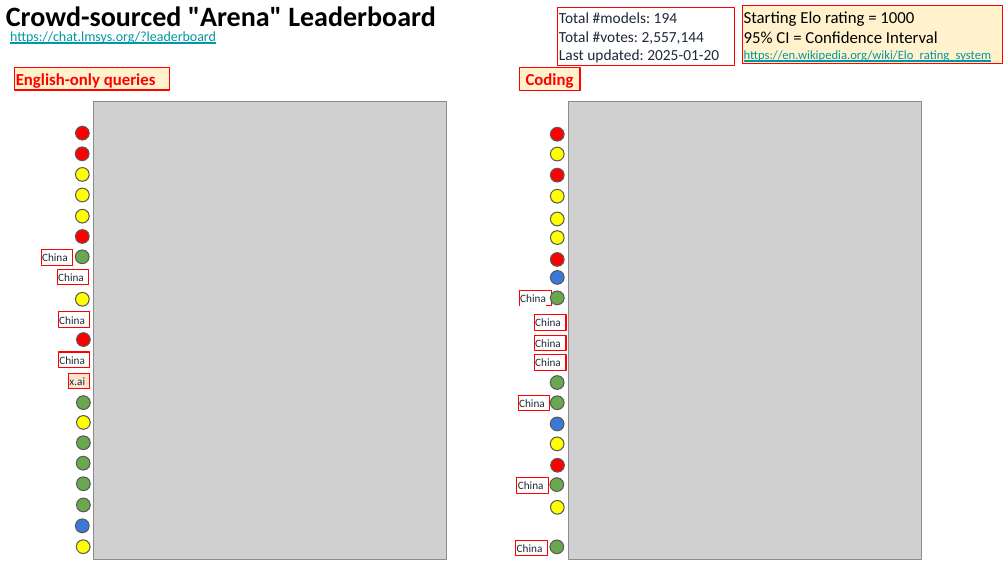
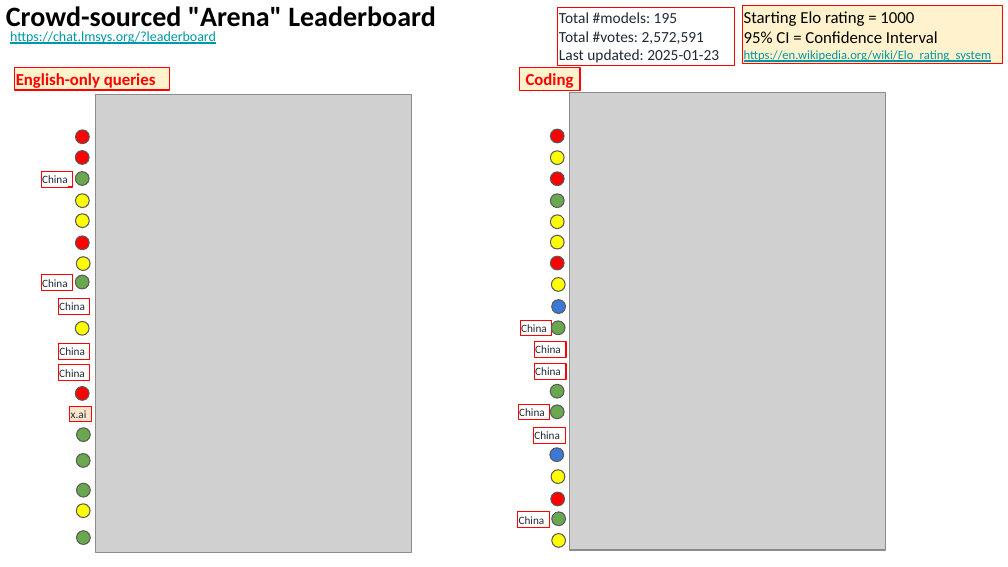
Before and after one commit to lselector/seminar, a slide deck: slide 17 of 2025/2025-01-24-AI-Updates.pptx (slide 12 before the commit). Drawn at 1008x567 pixels with LibreOffice and Linux fonts; fonts in the diff are those of the drawing; grey boxes stand for pictures. Boxes give left, top, right and bottom in pixels: in the first picture for what was removed or moved away, otherwise in the second. Text is boxed around its words. In the diff, an @@ line names an element or a change of style, - is before the commit and + after.

```diff
--- a/2025/2025-01-24-AI-Updates.pptx
+++ b/2025/2025-01-24-AI-Updates.pptx
@@ text in rectangle at (559, 12, 719, 63): text changed @@
-Total #models: 194
-Total #votes: 2,557,144
-Last updated: 2025-01-20
+Total #models: 195
+Total #votes: 2,572,591
+Last updated: 2025-01-23
@@ picture: place and size @@
-picture at (94, 102, 447, 559)
+picture at (96, 95, 412, 552)
@@ picture: place and size @@
-picture at (569, 102, 921, 559)
+picture at (570, 93, 886, 550)
@@ rectangle "China": place and size @@
-rectangle "China" at (41, 250, 73, 265)
+rectangle "China" at (41, 171, 73, 186)
@@ ellipse at (76, 171, 90, 185): fill #FFFF00 to #6AA84F @@
@@ 10 ellipses, 1 rectangle: place and size @@
-10 ellipses, 1 rectangle at (76, 126, 566, 491)
+10 ellipses, 1 rectangle at (76, 130, 566, 497)
@@ ellipse at (550, 194, 564, 208): fill #FFFF00 to #6AA84F @@
@@ ellipse: place and size @@
-ellipse at (77, 415, 91, 429)
+ellipse at (77, 257, 91, 271)
@@ rectangle "China": place and size @@
-rectangle "China" at (57, 269, 90, 284)
+rectangle "China" at (41, 275, 73, 290)
@@ rectangle "China": place and size @@
-rectangle "China" at (58, 311, 90, 327)
+rectangle "China" at (58, 298, 90, 313)
@@ ellipse: place and size @@
-ellipse at (76, 250, 90, 264)
+ellipse at (76, 275, 90, 289)
@@ ellipse added at (551, 277, 565, 291), fill #FFFF00, outline #595959 0.75 pt @@
@@ rectangle "China": place and size @@
-rectangle "China" at (534, 314, 566, 330)
+rectangle "China" at (520, 321, 552, 336)
@@ rectangle "China": place and size @@
-rectangle "China" at (58, 352, 90, 367)
+rectangle "China" at (58, 344, 90, 359)
@@ rectangle "China": place and size @@
-rectangle "China" at (519, 290, 551, 305)
+rectangle "China" at (58, 365, 91, 380)
@@ ellipse: place and size @@
-ellipse at (77, 333, 91, 347)
+ellipse at (76, 387, 90, 401)
@@ ellipse removed at (77, 396, 91, 410) @@
@@ 2 rectangles, 2 ellipses: place and size @@
-2 rectangles, 2 ellipses at (518, 355, 566, 410)
+2 rectangles, 2 ellipses at (518, 364, 566, 419)
@@ ellipse: place and size @@
-ellipse at (77, 435, 91, 450)
+ellipse at (77, 427, 91, 442)
@@ rectangle "China": place and size @@
-rectangle "China" at (517, 478, 549, 493)
+rectangle "China" at (533, 427, 565, 443)
@@ 4 ellipses: place and size @@
-4 ellipses at (76, 270, 564, 431)
+4 ellipses at (76, 299, 565, 462)
@@ ellipse removed at (550, 478, 564, 492) @@
@@ 2 ellipses, 1 rectangle: place and size @@
-2 ellipses, 1 rectangle at (516, 500, 564, 555)
+2 ellipses, 1 rectangle at (517, 470, 565, 527)
@@ ellipse: place and size @@
-ellipse at (77, 540, 91, 554)
+ellipse at (77, 504, 91, 518)
@@ 2 ellipses, 1 rectangle: place and size @@
-2 ellipses, 1 rectangle at (69, 373, 564, 512)
+2 ellipses, 1 rectangle at (70, 406, 564, 545)
@@ ellipse removed at (76, 519, 90, 533) @@
@@ ellipse: place and size @@
-ellipse at (550, 437, 564, 452)
+ellipse at (551, 533, 565, 547)
```
Also in this commit, not shown: 3 other slides changed, 5 slides added.
